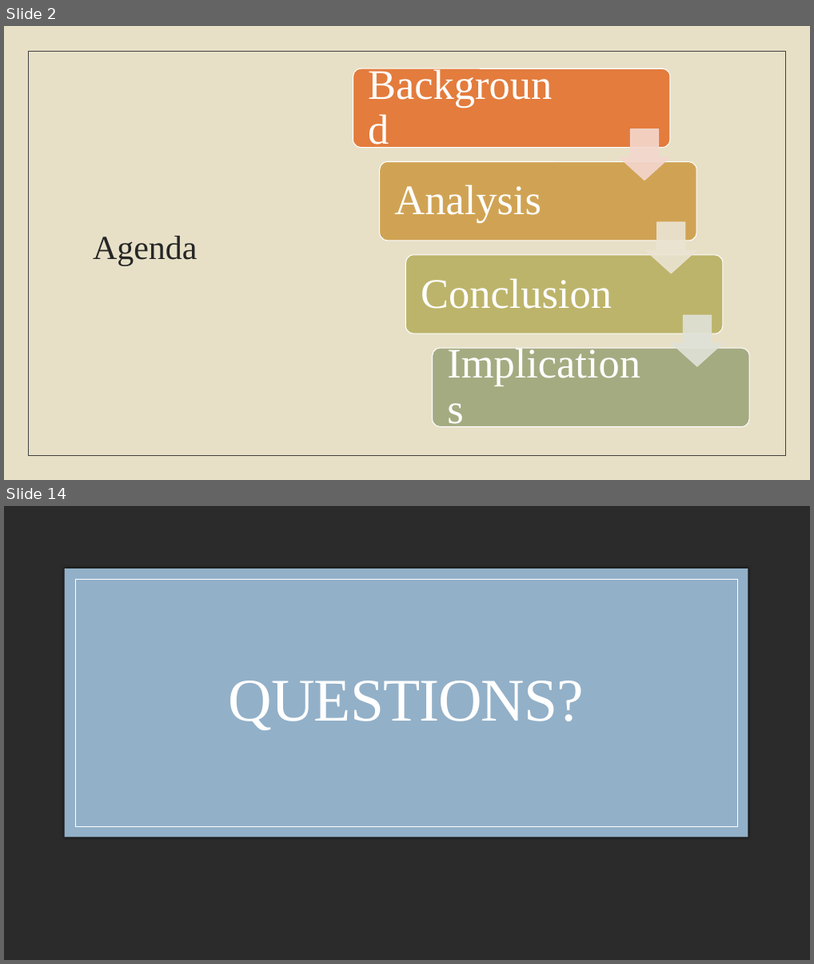
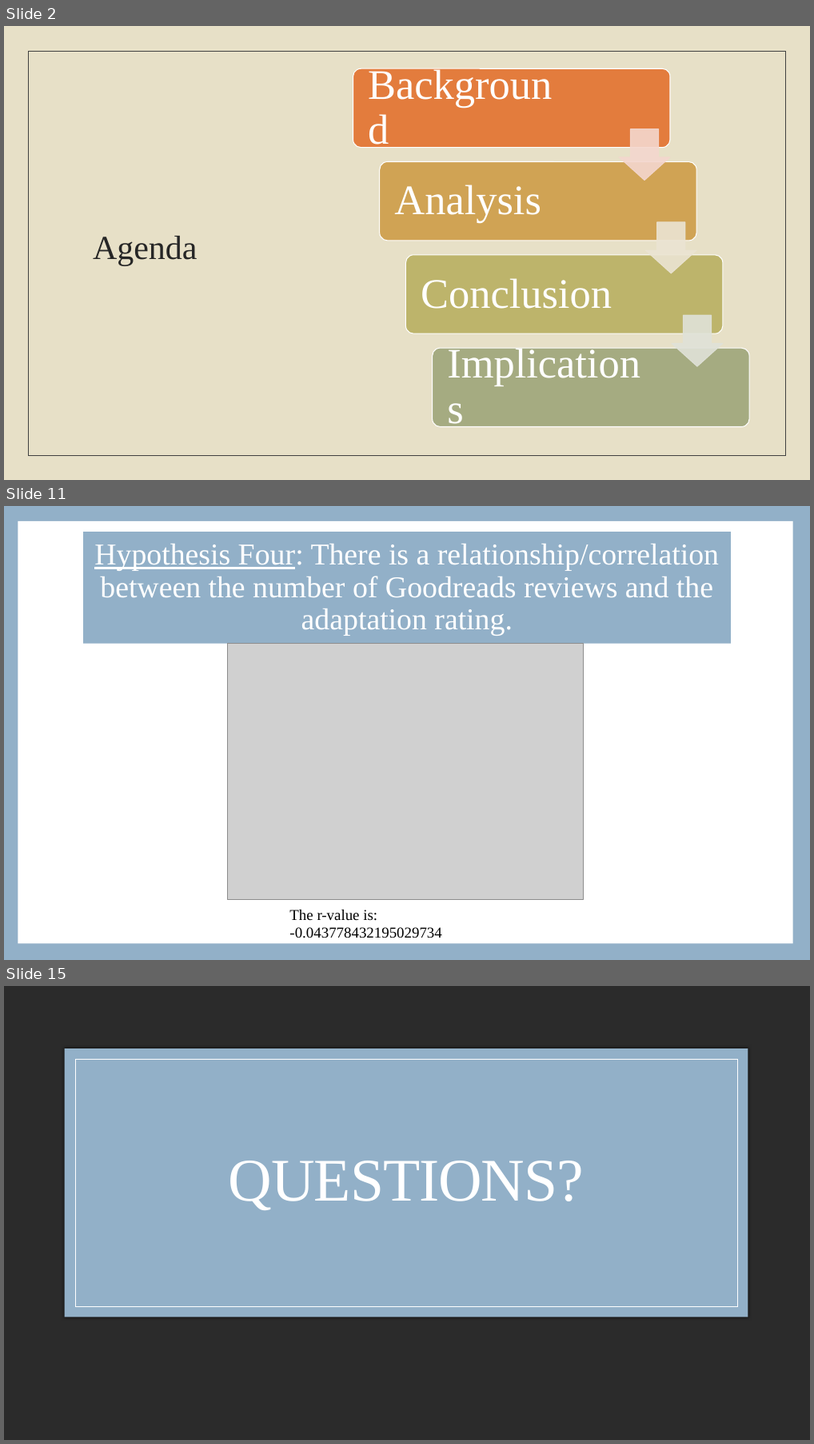
Before and after one commit to laurenemilyto/film_adapatation_success, a slide deck: Steg_pres.pptx. Shown one above the other, each under a label of ours: slides 2 and 14 before the commit, slides 2, 11 and 15 after it; the slides between them are not shown. The pictures are 814x964 and 814x1444 pixels, drawn with LibreOffice and Linux fonts; fonts in the diff are those of the drawing; grey boxes stand for pictures; background and template pictures are left out; a plain dark background stands for a picture behind light text. Boxes give left, top, right and bottom in pixels: in the first picture for what was removed or moved away, otherwise in the second. Text is boxed around its words. In the diff, an @@ line names an element or a change of style, - is before the commit and + after.

```diff
--- a/Steg_pres.pptx
+++ b/Steg_pres.pptx
@@ slide 11 added at (4,506,810,960), background #FFFFFF @@
@@ rectangle added at (4,506,810,960), fill #92B0C8 @@
@@ rectangle added at (18,521,794,944), fill #FFFFFF @@
@@ title added at (83,532,731,644), fill #92B0C8, 36 pt, text #FFFFFF @@
+Hypothesis Four: There is a relationship/correlation between the number of Goodreads reviews and the adaptation rating.
@@ picture added at (227,644,584,899) @@
@@ text added at (290,909,442,938), 18 pt, text #000000 @@
+The r-value is: -0.043778432195029734
@@ what was slide 14 is now slide 15 @@
```
Also in this commit, not shown: 6 slides changed, 6 other slides added, 6 slides removed, 1 other file.
